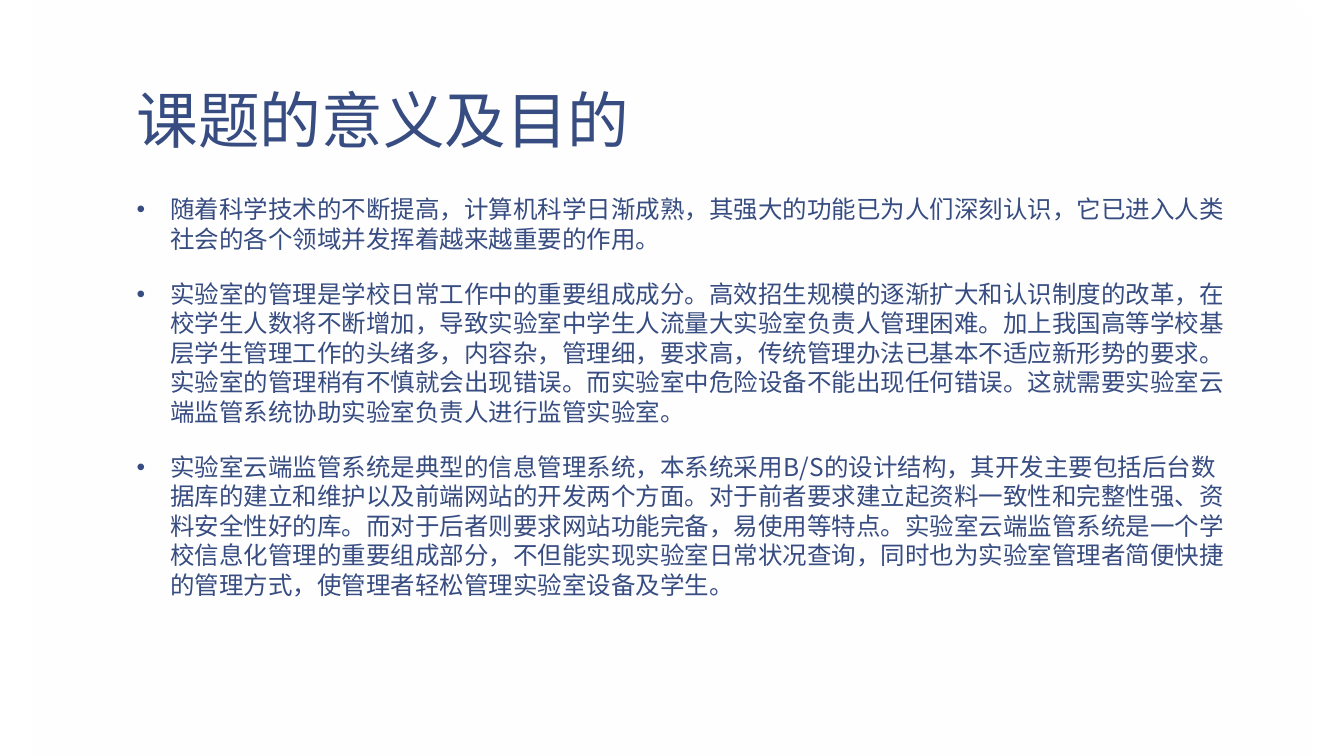
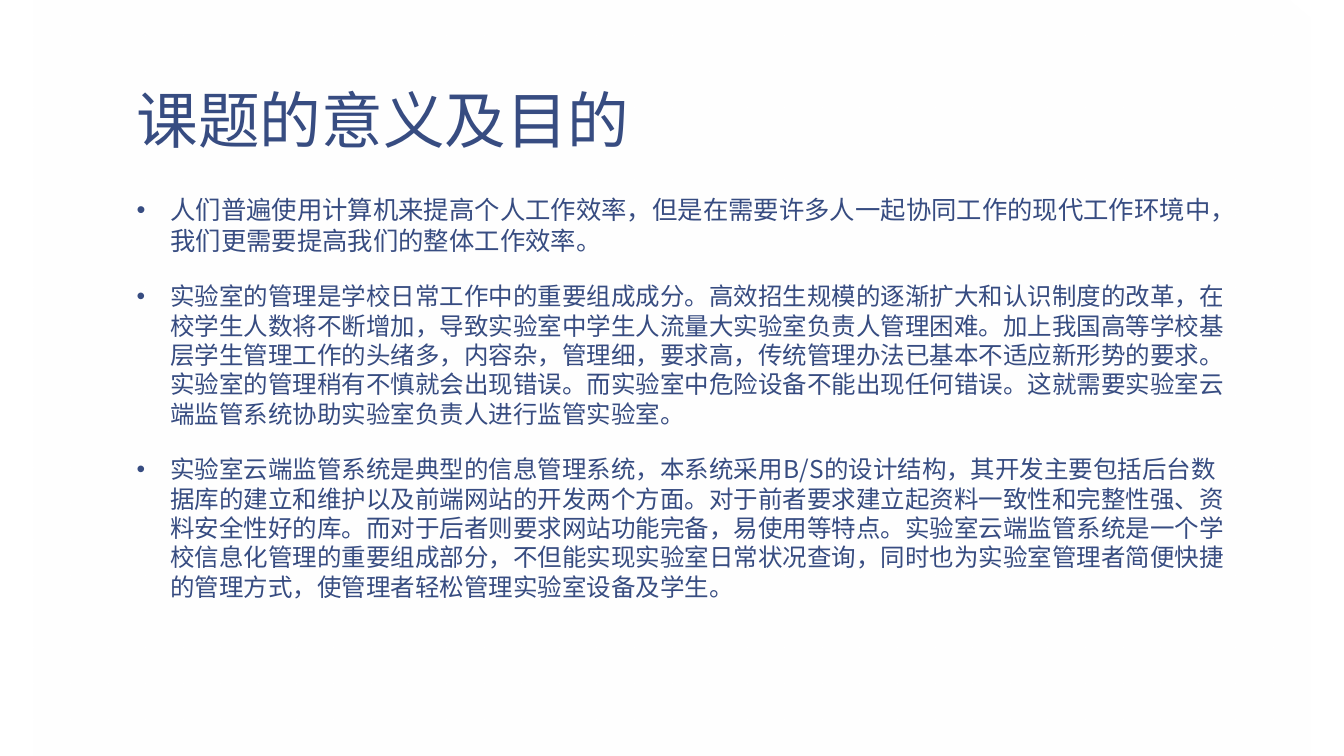
Before and after one commit to wjyyawjx/NetWork_Graduation2015_Real, a slide deck: slide 3 of 20151104687_liyuhui/毕设材料/李宇辉-开题报告PPT.pptx. Drawn at 1344x756 pixels with LibreOffice and Linux fonts; fonts in the diff are those of the drawing; background and template pictures are left out. Boxes give left, top, right and bottom in pixels: in the first picture for what was removed or moved away, otherwise in the second. Text is boxed around its words. In the diff, an @@ line names an element or a change of style, - is before the commit and + after.

```diff
--- a/20151104687_liyuhui/毕设材料/李宇辉-开题报告PPT.pptx
+++ b/20151104687_liyuhui/毕设材料/李宇辉-开题报告PPT.pptx
@@ text at <box>170,197,1236,252</box>: text changed; size 17.5 to 18.1 pt @@
-• 随着科学技术的不断提高，计算机科学日渐成熟，其强大的功能已为人们深刻认识，它已进入人类社会的各个领域并发挥着越来越重要的作用。
+• 人们普遍使用计算机来提高个人工作效率，但是在需要许多人一起协同工作的现代工作环境中，我们更需要提高我们的整体工作效率。
```
Also in this commit, not shown: 2 other files.
